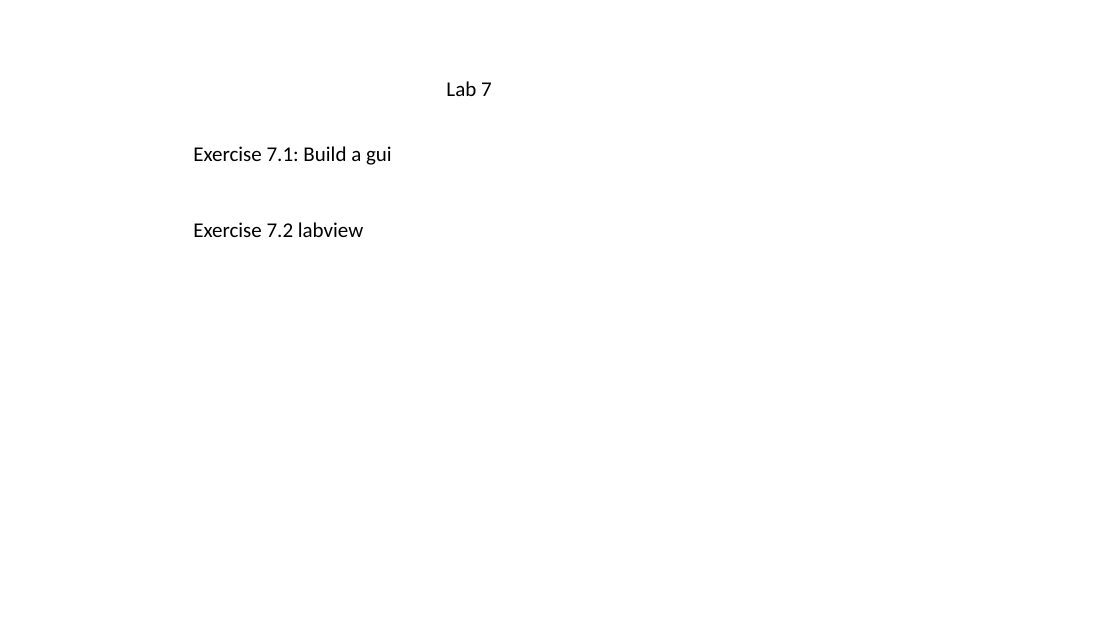
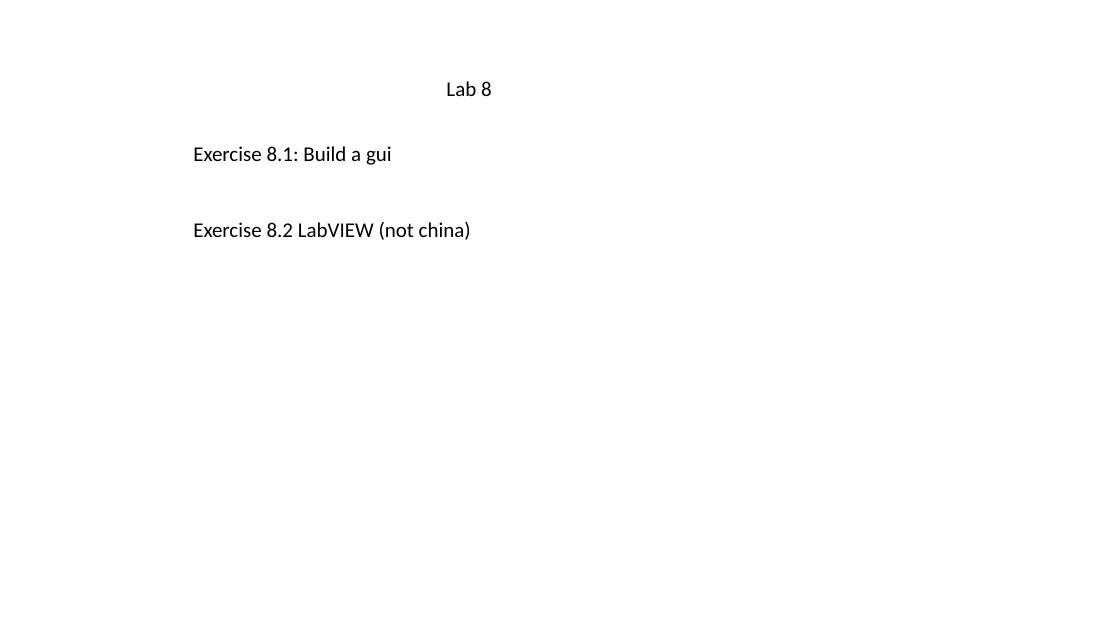
Before and after one commit to adammetcalf/Summer-Reseach, a slide deck: slide 8 of Lesson Layout.pptx (slide 7 before the commit). Drawn at 1120x630 pixels with LibreOffice and Linux fonts; fonts in the diff are those of the drawing. Boxes give left, top, right and bottom in pixels: in the first picture for what was removed or moved away, otherwise in the second. Text is boxed around its words. In the diff, an @@ line names an element or a change of style, - is before the commit and + after.

```diff
--- a/Lesson Layout.pptx
+++ b/Lesson Layout.pptx
@@ text at [446,81,492,96]: text changed @@
-Lab 7
+Lab 8
@@ text at [193,146,471,240]: text changed @@
-Exercise 7.1: Build a gui
-Exercise 7.2 labview
+Exercise 8.1: Build a gui
+Exercise 8.2 LabVIEW (not china)
```
Also in this commit, not shown: 2 other slides changed, 1 other file.
